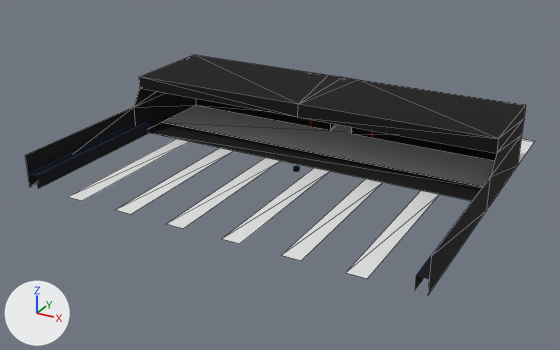
The glTF model Bowling_Stuff/Synth/Test_Files/Room.gltf as it was, and as the next commit left it.
The view is the same before and after, from a 50 mm lens placed at (46.9, -78.4, 43.0), pointed at (-1.5, 9.7, -1.0). The axes (+X, +Y, +Z) are drawn at lower left. The lights are the same throughout. Mesh edges are drawn as thin lines on the coarser meshes. Where no turn or scale is listed for an object, it has been applied to the vertices.

Before the edit, the objects in view are built like this:
```python
ob_bowlingroomwalls = bpy.data.objects.new('BowlingRoomWalls', me_cube_026)
ob_bowlingroomwalls.location = (0.0, 0.0, 0.0)
ob_carpetfloor = bpy.data.objects.new('CarpetFloor', me_plane_012)
ob_carpetfloor.location = (0.0, 21.83, 0.1)
ob_carpettingset = bpy.data.objects.new('CarpettingSet', me_plane_006)
ob_carpettingset.location = (3.93, 0.0, 0.1)
ob_carpettingset_001 = bpy.data.objects.new('CarpettingSet.001', me_plane_003)
ob_carpettingset_001.location = (11.8, 0.0, 0.1)
ob_carpettingset_002 = bpy.data.objects.new('CarpettingSet.002', me_plane_004)
ob_carpettingset_002.location = (19.67, 0.0, 0.1)
ob_carpettingset_003 = bpy.data.objects.new('CarpettingSet.003', me_plane_009)
ob_carpettingset_003.location = (-3.93, 0.0, 0.1)
ob_carpettingset_004 = bpy.data.objects.new('CarpettingSet.004', me_plane_010)
ob_carpettingset_004.location = (-11.8, 0.0, 0.1)
ob_carpettingset_005 = bpy.data.objects.new('CarpettingSet.005', me_plane_011)
ob_carpettingset_005.location = (-19.67, 0.0, 0.1)
# also in view: 'BowlingRoomHump.001' at (0.0, 0.1, 1.0); 'WoodFloor' at (0.0, 14.5, 0.1)
```
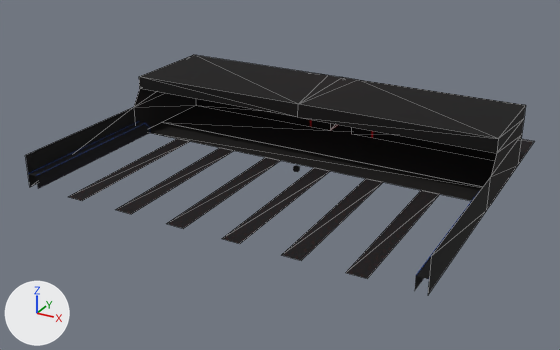
Boxes (x1, y1, x2, y2) around the edits, measured in the pictures (560 x 350 px):
'CarpetFloor', recoloured (grey to black)
    both: (163, 105, 534, 187)
'CarpettingSet.002', recoloured (white to black)
    both: (346, 190, 439, 279)
'CarpettingSet.001', recoloured (white to black)
    both: (282, 179, 383, 260)
'CarpettingSet', recoloured (white to black)
    both: (222, 168, 330, 244)
'CarpettingSet.003', recoloured (white to black)
    both: (167, 157, 280, 229)
'CarpettingSet.004', recoloured (white to black)
    both: (116, 148, 233, 214)
'CarpettingSet.005', recoloured (white to black)
    both: (68, 139, 190, 201)

The change, as a diff of the scene's bpy script:
```diff
--- a/Bowling_Stuff/Synth/Test_Files/Room.gltf.py
+++ b/Bowling_Stuff/Synth/Test_Files/Room.gltf.py
@@ img_carpet_png @@
+img_carpet_png = load_image('Carpet.png', 'Carpet.png', 1024, 1024, 'sRGB')
@@ mat_carpet @@
+mat_carpet = bpy.data.materials.new('Carpet')
+# colours: dark purple #6a215b
+# uses the picture img_carpet_png
@@ me_plane_012 @@
 me_plane_012.from_pydata(...)  # 4 vertices, 2 faces; spans x -27.6..27.6, y -4.9..15.5, z 0.0
+me_plane_012.materials.append(mat_carpet)
@@ me_plane_006 @@
 me_plane_006.from_pydata(...)  # 4 vertices, 2 faces; spans x -1.3..1.2, y -12.0..12.0, z 0.0
+me_plane_006.materials.append(mat_carpet)
@@ me_plane_003 @@
 me_plane_003.from_pydata(...)  # 4 vertices, 2 faces; spans x -1.3..1.2, y -12.0..12.0, z 0.0
+me_plane_003.materials.append(mat_carpet)
@@ me_plane_004 @@
 me_plane_004.from_pydata(...)  # 4 vertices, 2 faces; spans x -1.3..1.2, y -12.0..12.0, z 0.0
+me_plane_004.materials.append(mat_carpet)
@@ me_plane_009 @@
 me_plane_009.from_pydata(...)  # 4 vertices, 2 faces; spans x -1.3..1.2, y -12.0..12.0, z 0.0
+me_plane_009.materials.append(mat_carpet)
@@ me_plane_010 @@
 me_plane_010.from_pydata(...)  # 4 vertices, 2 faces; spans x -1.3..1.2, y -12.0..12.0, z 0.0
+me_plane_010.materials.append(mat_carpet)
@@ me_plane_011 @@
 me_plane_011.from_pydata(...)  # 4 vertices, 2 faces; spans x -1.3..1.2, y -12.0..12.0, z 0.0
+me_plane_011.materials.append(mat_carpet)
```
